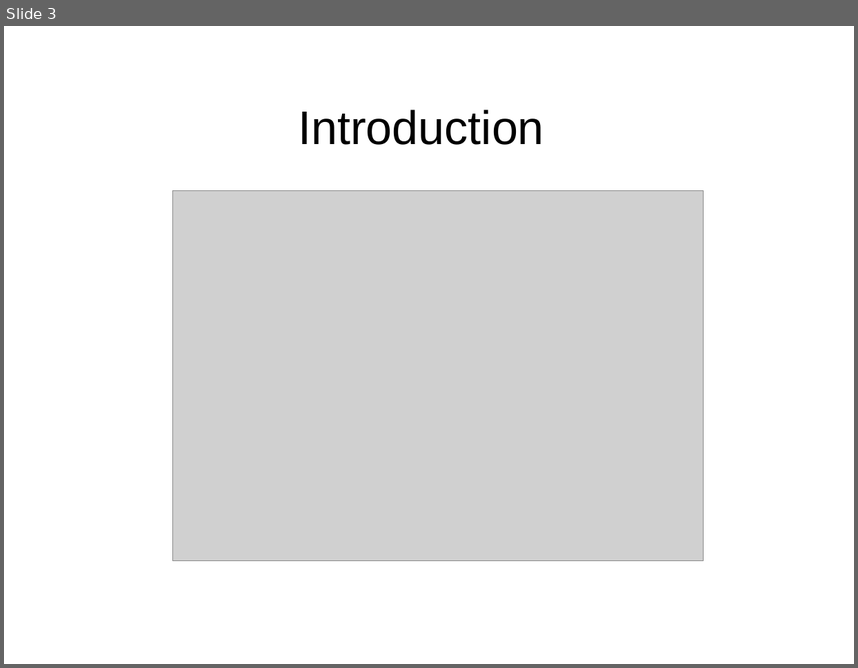
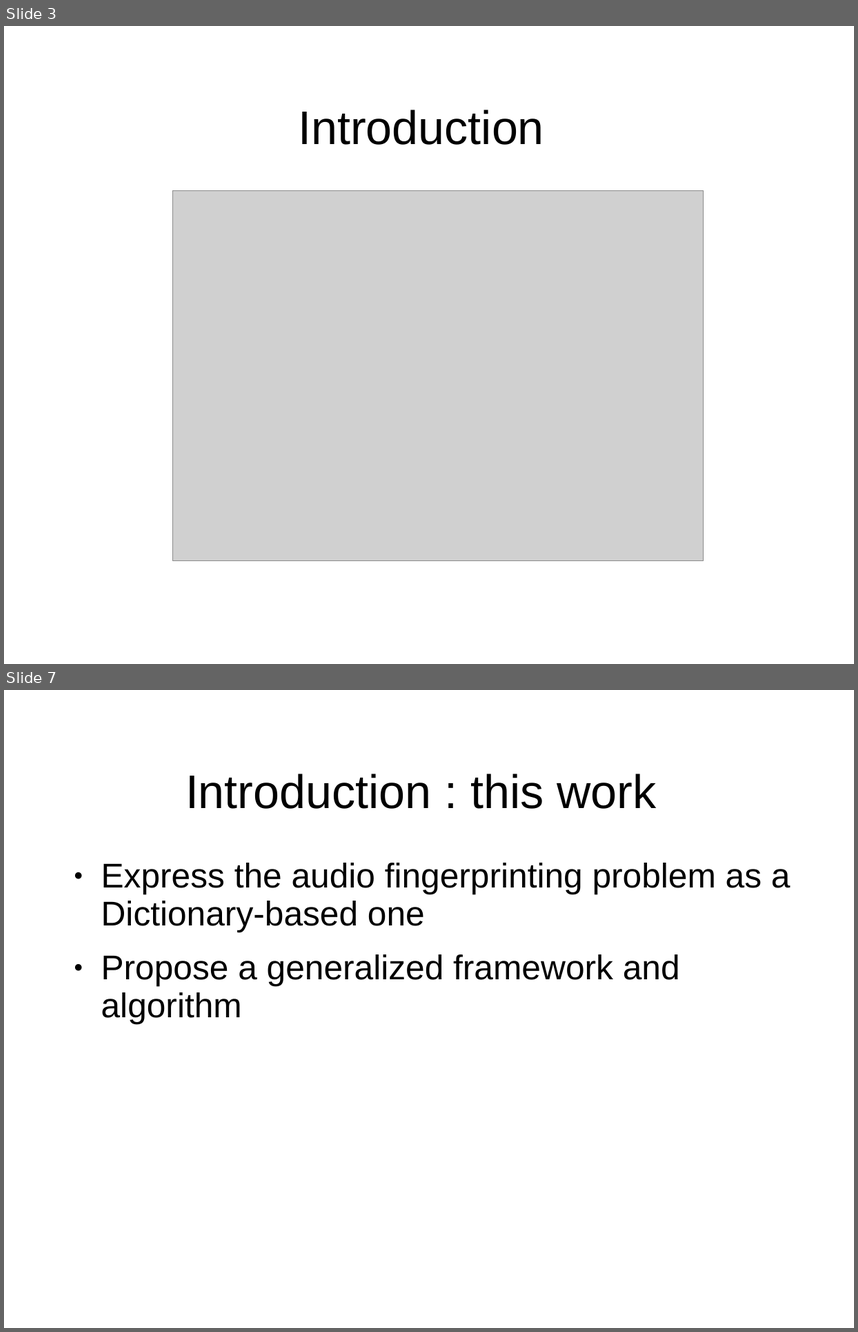
Before and after one commit to mmoussallam/audio-sketch, a slide deck: src/icassp14_fgpt/icassp14/slides.ppt. Shown one above the other, each under a label of ours: slide 3 before the commit, slides 3 and 7 after it; the slides between them are not shown. The pictures are 858x668 and 858x1332 pixels, drawn with LibreOffice and Linux fonts; fonts in the diff are those of the drawing; grey boxes stand for pictures; background and template pictures are left out. Boxes give left, top, right and bottom in pixels: in the first picture for what was removed or moved away, otherwise in the second. Text is boxed around its words. In the diff, an @@ line names an element or a change of style, - is before the commit and + after.

```diff
--- a/src/icassp14_fgpt/icassp14/slides.ppt
+++ b/src/icassp14_fgpt/icassp14/slides.ppt
@@ slide 7 added at <box>4,690,854,1328</box>, background picture (left out) @@
@@ title added at <box>185,773,656,809</box>, 44 pt, text #000000 @@
+Introduction : this work
@@ text added at <box>101,862,791,1024</box>, 32 pt, text #000000 @@
+● Express the audio fingerprinting problem as a Dictionary-based one
+● Propose a generalized framework and algorithm
```
Also in this commit, not shown: 3 slides changed, 4 other slides added, 1 slide removed.
